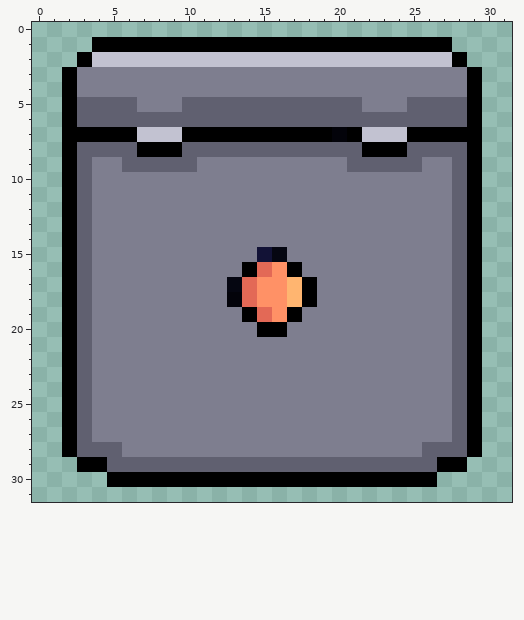
Pixel-art file -- Assets/Sprites/Crates/_RifleCrate.aseprite. This is how it looked before the edit.
32x32 pixels, 1 frame. Colours within 5 levels of each other are drawn and written as one.
New version:
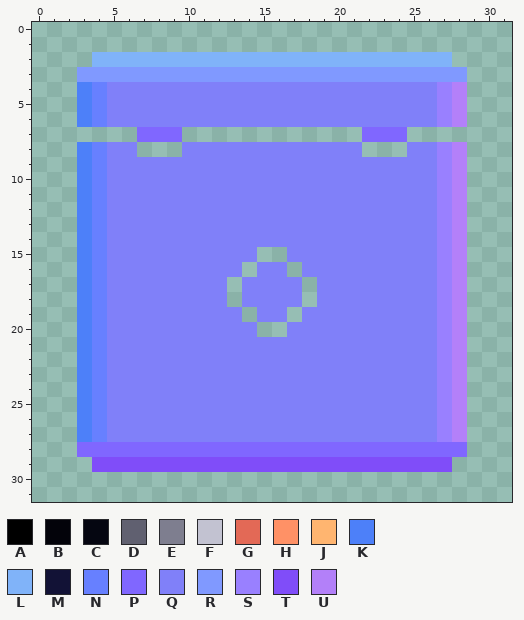
Palette (. is transparent): A #000000  B #03030a  C #050611  D #606070  E #7e7e8f  F #c2c2d1  G #e36956  H #ff9166  J #ffb570  K #4d80f9  L #80b3f9  M #121236  N #6780ff  P #8067ff  Q #8080f9  R #8099ff  S #9980ff  T #804df9  U #b380f9
Difference:
layer "Layer" now hidden
layer "Normal" added
Changed rows in their new state; - is an unchanged pixel.
first column x 2:
 1 --........................--
 2 -.LLLLLLLLLLLLLLLLLLLLLLLL.-
 3 .RRRRRRRRRRRRRRRRRRRRRRRRRR.
 4 .KNQQQQQQQQQQQQQQQQQQQQQQSU.
 5 .KNQQQQQQQQQQQQQQQQQQQQQQSU.
 6 .KNQQQQQQQQQQQQQQQQQQQQQQSU.
 7 .....PPP............PPP.....
 8 .KNQQ...QQQQQQQQQQQQ...QQSU.
 9 .KNQQQQQQQQQQQQQQQQQQQQQQSU.
10 .KNQQQQQQQQQQQQQQQQQQQQQQSU.
11 .KNQQQQQQQQQQQQQQQQQQQQQQSU.
12 .KNQQQQQQQQQQQQQQQQQQQQQQSU.
13 .KNQQQQQQQQQQQQQQQQQQQQQQSU.
14 .KNQQQQQQQQQQQQQQQQQQQQQQSU.
15 .KNQQQQQQQQQQ..QQQQQQQQQQSU.
16 .KNQQQQQQQQQ.QQ.QQQQQQQQQSU.
17 .KNQQQQQQQQ.QQQQ.QQQQQQQQSU.
18 .KNQQQQQQQQ.QQQQ.QQQQQQQQSU.
19 .KNQQQQQQQQQ.QQ.QQQQQQQQQSU.
20 .KNQQQQQQQQQQ..QQQQQQQQQQSU.
21 .KNQQQQQQQQQQQQQQQQQQQQQQSU.
22 .KNQQQQQQQQQQQQQQQQQQQQQQSU.
23 .KNQQQQQQQQQQQQQQQQQQQQQQSU.
24 .KNQQQQQQQQQQQQQQQQQQQQQQSU.
25 .KNQQQQQQQQQQQQQQQQQQQQQQSU.
26 .KNQQQQQQQQQQQQQQQQQQQQQQSU.
27 .KNQQQQQQQQQQQQQQQQQQQQQQSU.
28 .PPPPPPPPPPPPPPPPPPPPPPPPPP.
29 -.TTTTTTTTTTTTTTTTTTTTTTTT.-
30 ---......................---
Pixel boxes of the changes (left, top, right, bottom) in both pictures:
changed: (62, 37, 482, 487)
